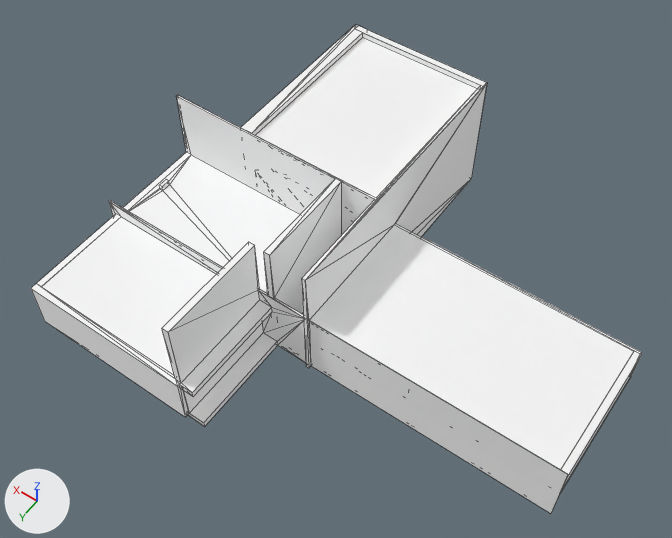
What one commit did to the Blender file mdl/house.blend.
The view is the same before and after, from a 50 mm camera at (-57.9, 99.9, 108.0) aimed at (-12.3, 36.1, 7.8). The axes (+X, +Y, +Z) are drawn at lower left. The lights are the same throughout. The first picture is the older version. Mesh edges are drawn as thin lines.

Names of what the first picture shows: 'CSGCombiner3D2.001'.
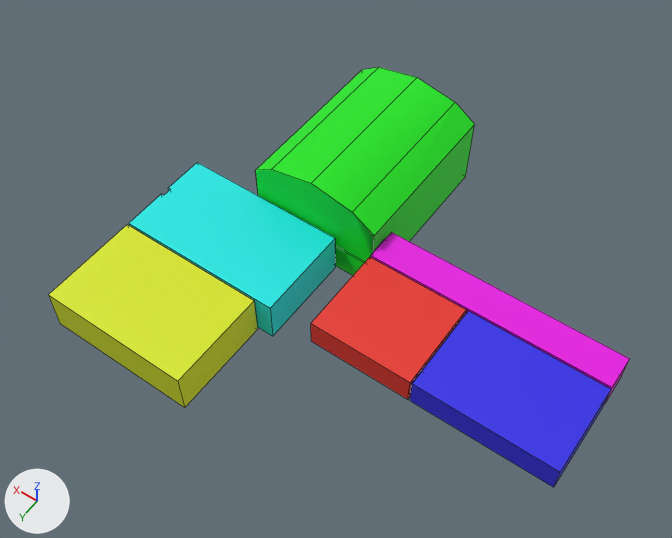
Pixel boxes [x1, y1, x2, y2] of what changed, in the pictures (672 x 538 px):
'CSGCombiner3D2.001', reshaped (14% shorter)
    before: [31, 25, 641, 513]
    after: [49, 67, 629, 487]
part 1 of me_csgcombiner3d2_001, cut back
    before: [31, 25, 641, 513]

Edits to the bpy script that builds the scene:
```text
Change me_csgcombiner3d2_001:
    used by ob_csgcombiner3d2_001; location = (0.0, 0.0, 0.0)
    remove me_csgcombiner3d2_001.from_pydata(...)  # 372 vertices, 573 faces; spans x -52.0..20.3, y 2.5..62.5, z -1.5..18.5
    remove me_csgcombiner3d2_001.materials.append(mat_material_0_002)  # white #ffffff
    add me_csgcombiner3d2_001.from_pydata(...)  # 157 vertices, 89 faces, 5 loose edges; spans x -51.0..17.5, y 3.5..61.5, z -0.5..14.7
    me_csgcombiner3d2_001 part 1: 218 vertices removed from x -52.0..20.3, y 2.5..62.5, z -1.5..18.5; 3 vertices added at x 16.4, y 35.8..40.2, z 0.9..2.3
```
